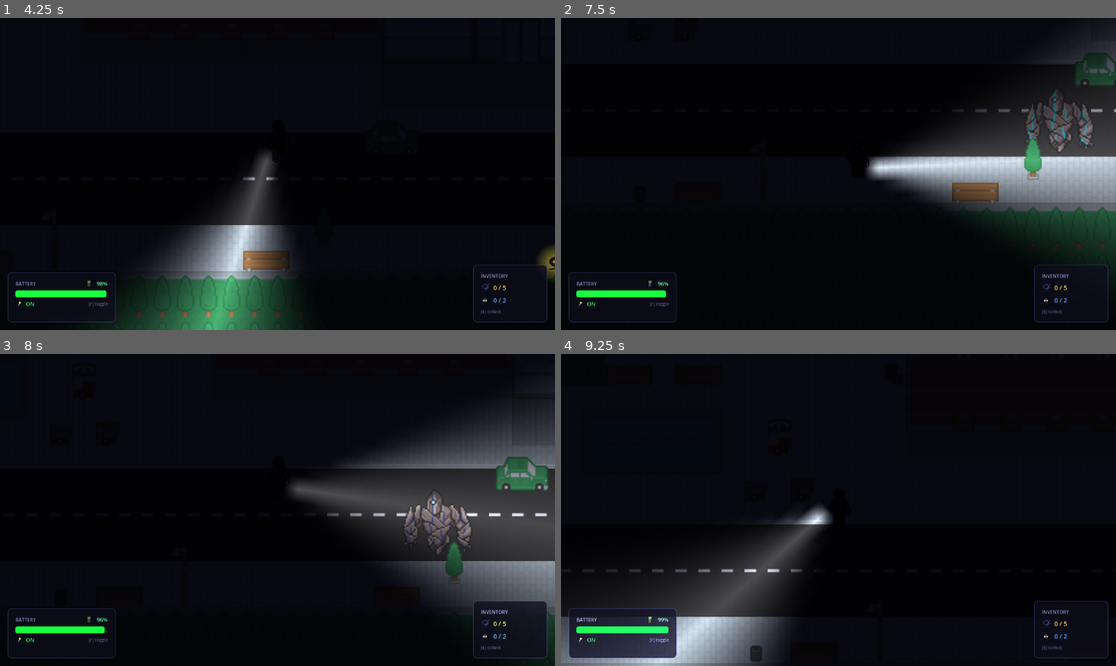
Above: before the commit, frames 1-4 (two rows, left to right).
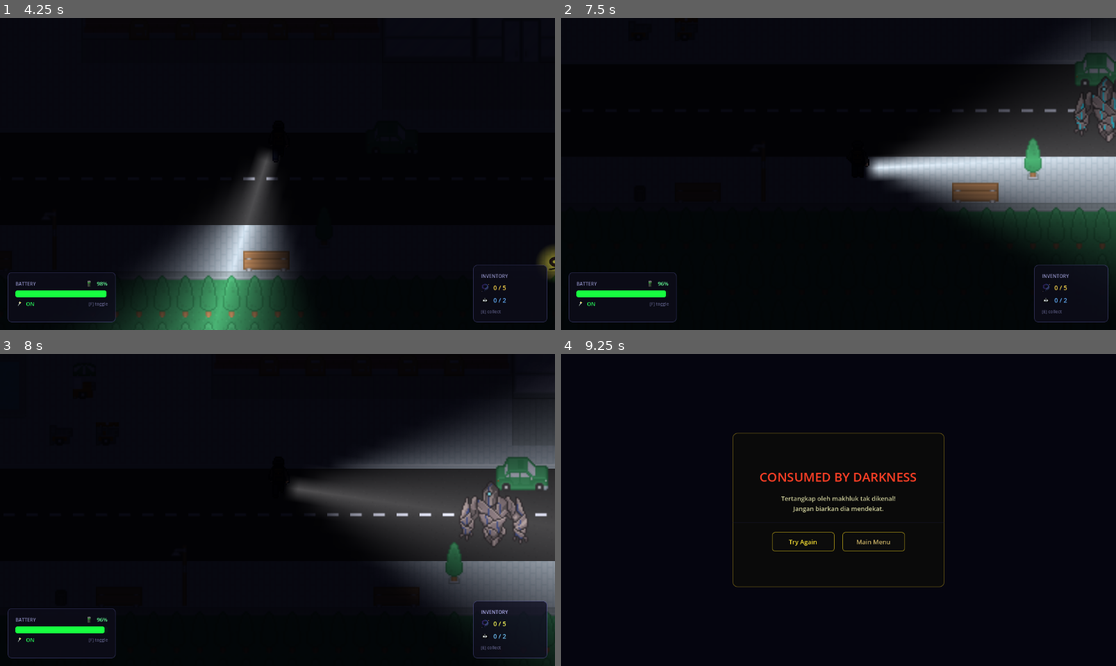
Above: after the commit, the same moments.

Repository: rizqyazzahra/no-light-zone
Game: Godot game, scene res://scenes/MainMenu.tscn
The game is run twice, just before and just after one commit, with the same random seed, the same clock (stepped at 60 frames per second) and the same inputs. Sound files missing from this copy of the repository are replaced by a short silence.
Inputs (mouse positions are in pixels of both pictures, inside the frame that each line leads up to):
- Up to frame 1 (4.25 s): click "START GAME" at 0.5 s; tap Enter at 1.25, 3.5 s; move the mouse to (399, 158) at 1.27 s; hold D (move_right) 1.28-2.03 s; tap E (interact) at 1.35, 2.85 s; move the mouse to (166, 189) at 2.02 s; hold S (move_down) 2.03-2.78 s; tap F (toggle_flashlight) at 2.1, 3.6 s; tap Space at 2.75 s; move the mouse to (333, 105) at 2.77 s; hold D (move_right) 2.78-3.53 s; move the mouse to (249, 236) at 3.52 s; hold W (move_up) from 3.53 s (still down)
- Up to frame 2 (7.5 s): move the mouse to (1005, 220) at 4.27 s; release W (move_up) at 4.28 s; hold A (move_left) 4.28-5.78 s; tap E (interact) at 4.35, 5.85, 7.35 s; move the mouse to (672, 127) at 5.02 s; tap F (toggle_flashlight) at 5.1, 6.6 s; tap Space at 5.75 s; move the mouse to (866, 174) at 5.77 s; hold S (move_down) 5.78-6.53 s; tap Enter at 6.5 s; move the mouse to (755, 96) at 6.52 s; hold D (move_right) 6.53-7.28 s; move the mouse to (960, 158) at 7.27 s; hold W (move_up) from 7.28 s (still down)
- Up to frame 3 (8 s): keep holding W (move_up)
- Up to frame 4 (9.25 s): move the mouse to (727, 525) at 8.02 s; release W (move_up) at 8.03 s; hold D (move_right) 8.03-8.75 s; tap F (toggle_flashlight) at 8.1 s; click (805, 541) at 8.75 s, where only the run before the commit has a clickable "Try Again"

Frame 1 is identical in both runs. In frame 2, 1.3% of the frame differs, in the area x 83-100%, y 18-43%; in frame 3, 1.8%; in frame 4, 13%, in the area x 0-99%, y 25-100%.

Commit message:
reduce enemy's speed

Diff:
--- a/scripts/Enemy.gd
+++ b/scripts/Enemy.gd
@@ -1,6 +1,6 @@
 extends CharacterBody2D
 
-@export var speed: float = 60.0
+@export var speed: float = 50.0
 @export var catch_distance: float = 30.0
 
 @onready var catch_area: Area2D = $CatchArea
--- a/scripts/Enemy2.gd
+++ b/scripts/Enemy2.gd
@@ -1,6 +1,6 @@
 extends CharacterBody2D
 
-@export var speed: float = 45.0
+@export var speed: float = 40.0
 @export var catch_distance: float = 30.0
 
 @onready var catch_area: Area2D = $CatchArea
